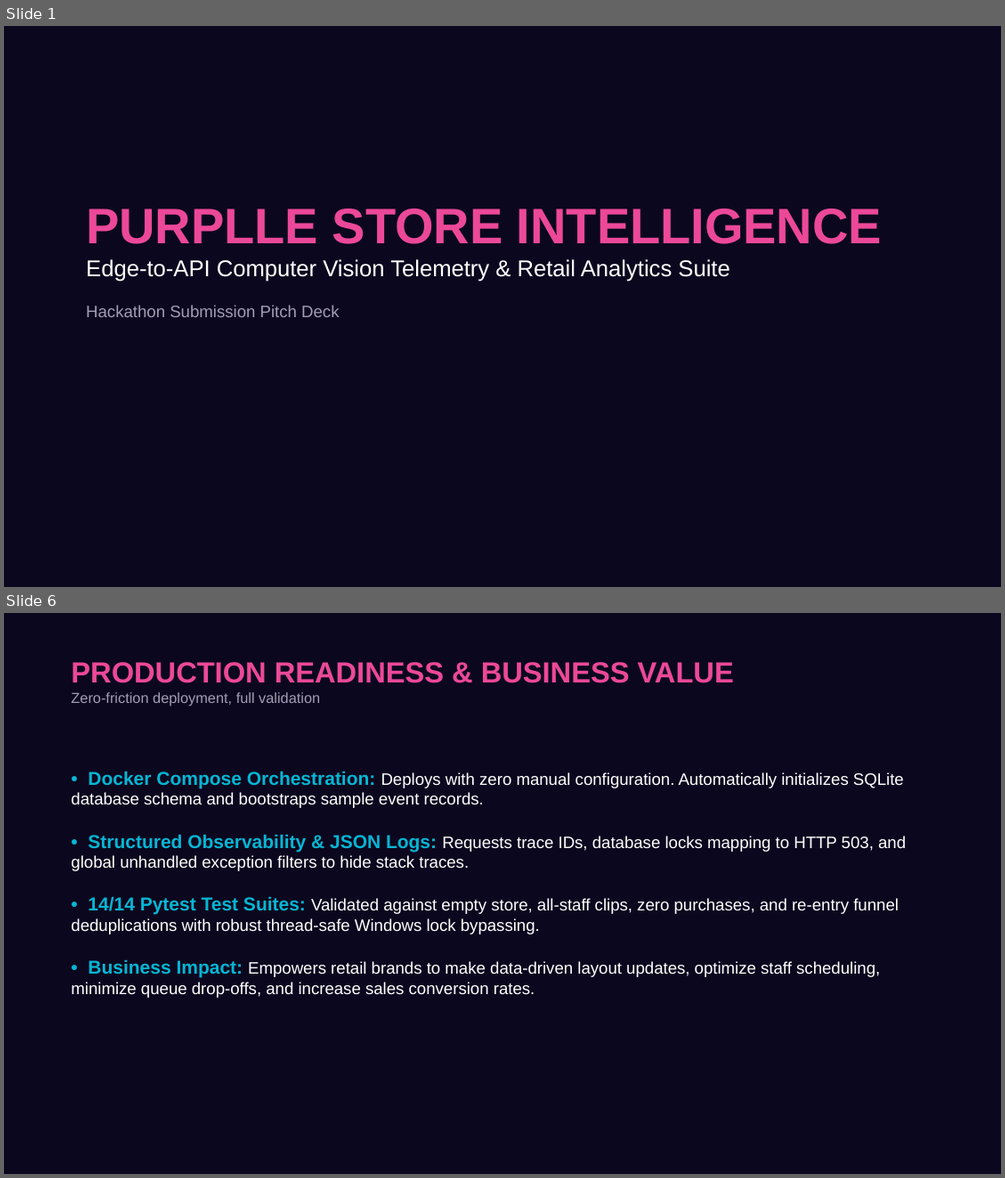
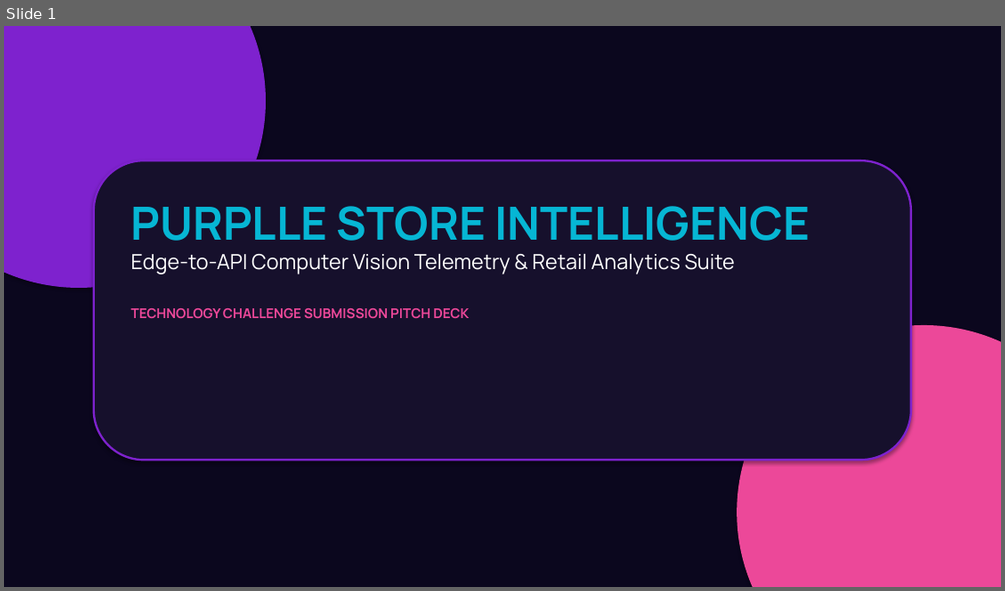
Before and after one commit to Kasiajay553/store-intelligence, a slide deck: purplle_store_intelligence_deck.pptx. Shown one above the other, each under a label of ours: slides 1 and 6 before the commit, slide 1 after it; the slides between them are not shown. The pictures are 1005x1178 and 1005x591 pixels, drawn with LibreOffice and Linux fonts; fonts in the diff are those of the drawing. Boxes give left, top, right and bottom in pixels: in the first picture for what was removed or moved away, otherwise in the second. Text is boxed around its words. In the diff, an @@ line names an element or a change of style, - is before the commit and + after.

Commit message:
Update presentation deck with visual layouts and flowchart diagrams

```diff
--- a/purplle_store_intelligence_deck.pptx
+++ b/purplle_store_intelligence_deck.pptx
@@ slide 6 removed at <box>4,613,1001,1174</box>, background #0B071E @@
@@ text removed at <box>71,662,734,706</box> @@
-PRODUCTION READINESS & BUSINESS VALUE
-Zero-friction deployment, full validation
@@ text removed at <box>71,771,906,997</box> @@
-• Docker Compose Orchestration: Deploys with zero manual configuration. Automatically initializes SQLite database schema and bootstraps sample event records.
-• Structured Observability & JSON Logs: Requests trace IDs, database locks mapping to HTTP 503, and global unhandled exception filters to hide stack traces.
-• 14/14 Pytest Test Suites: Validated against empty store, all-staff clips, zero purchases, and re-entry funnel deduplications with robust thread-safe Windows lock bypassing.
-• Business Impact: Empowers retail brands to make data-driven layout updates, optimize staff scheduling, minimize queue drop-offs, and increase sales conversion rates.
@@ slide 1 changed as well @@
@@ ellipse added at <box>4,26,266,288</box>, fill #7E22CE @@
@@ rounded rectangle added at <box>94,160,911,459</box>, fill #16102C, outline #7E22CE 2 pt @@
@@ text "PURPLLE STORE INTELLIGENCE": place and size @@
-text "PURPLLE STORE INTELLIGENCE" at <box>86,208,882,317</box>
+text "PURPLLE STORE INTELLIGENCE" at <box>131,206,809,319</box>
@@ text at <box>131,206,809,274</box>: size 48 to 44 pt, text colour #EC4899 to #06B6D4 in "PURPLLE STORE INTELLIGENCE"; font Arial to Manrope in "PURPLLE STORE INTELLIGENCE", "Edge-to-API Computer Vision Telemetry & Retail Analytics ..."; size 22 to 20 pt in "Edge-to-API Computer Vision Telemetry & Retail Analytics ..."; more space between paragraphs @@
@@ text at <box>131,308,469,319</box>: text changed; size 16 to 13 pt; font Arial to Manrope; text colour #A39CB5 to #EC4899; bold on @@
-Hackathon Submission Pitch Deck
+TECHNOLOGY CHALLENGE SUBMISSION PITCH DECK
@@ ellipse added at <box>736,325,1001,587</box>, fill #EC4899 @@
```
Also in this commit, not shown: 1 other slide changed, 4 slides added, 3 other slides removed.
